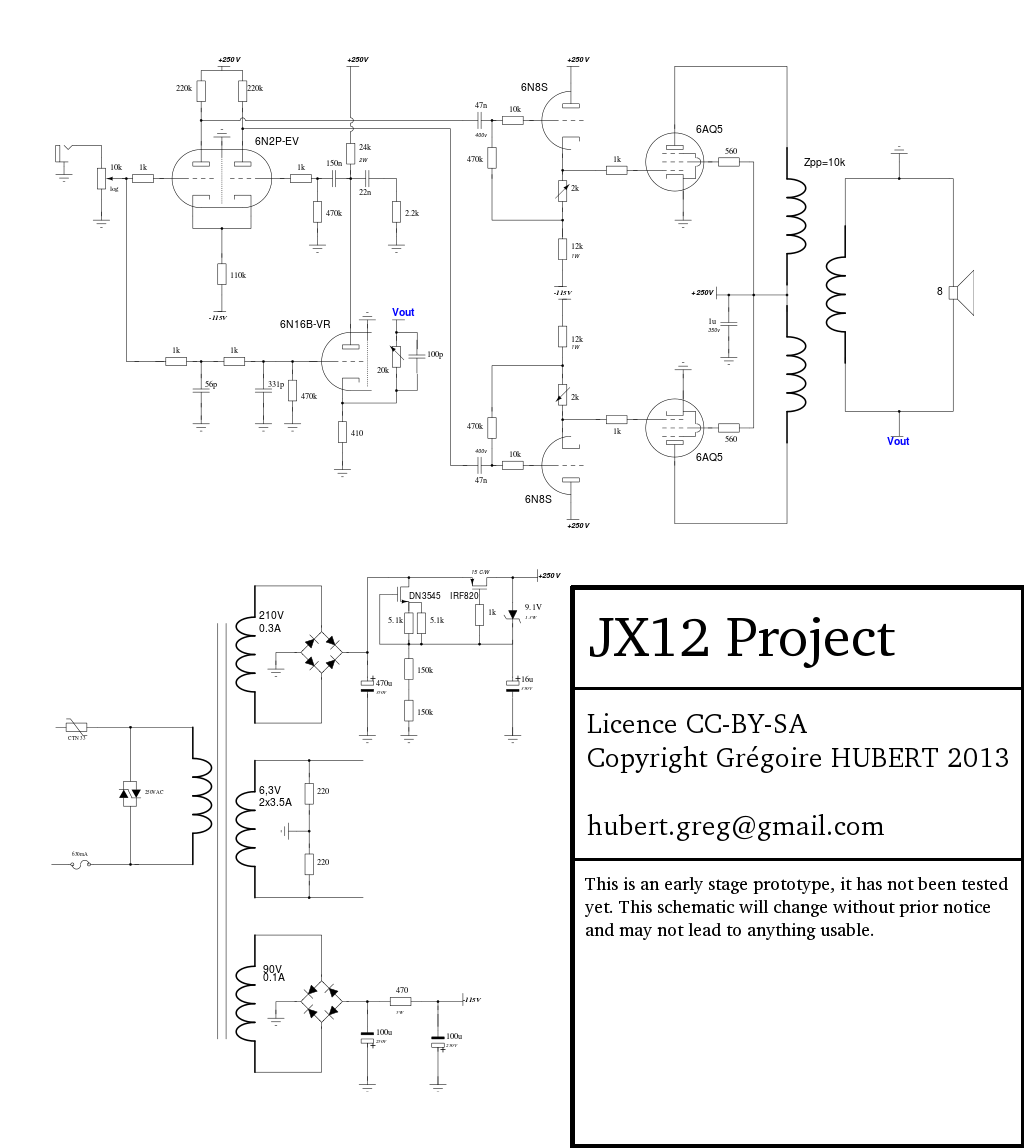
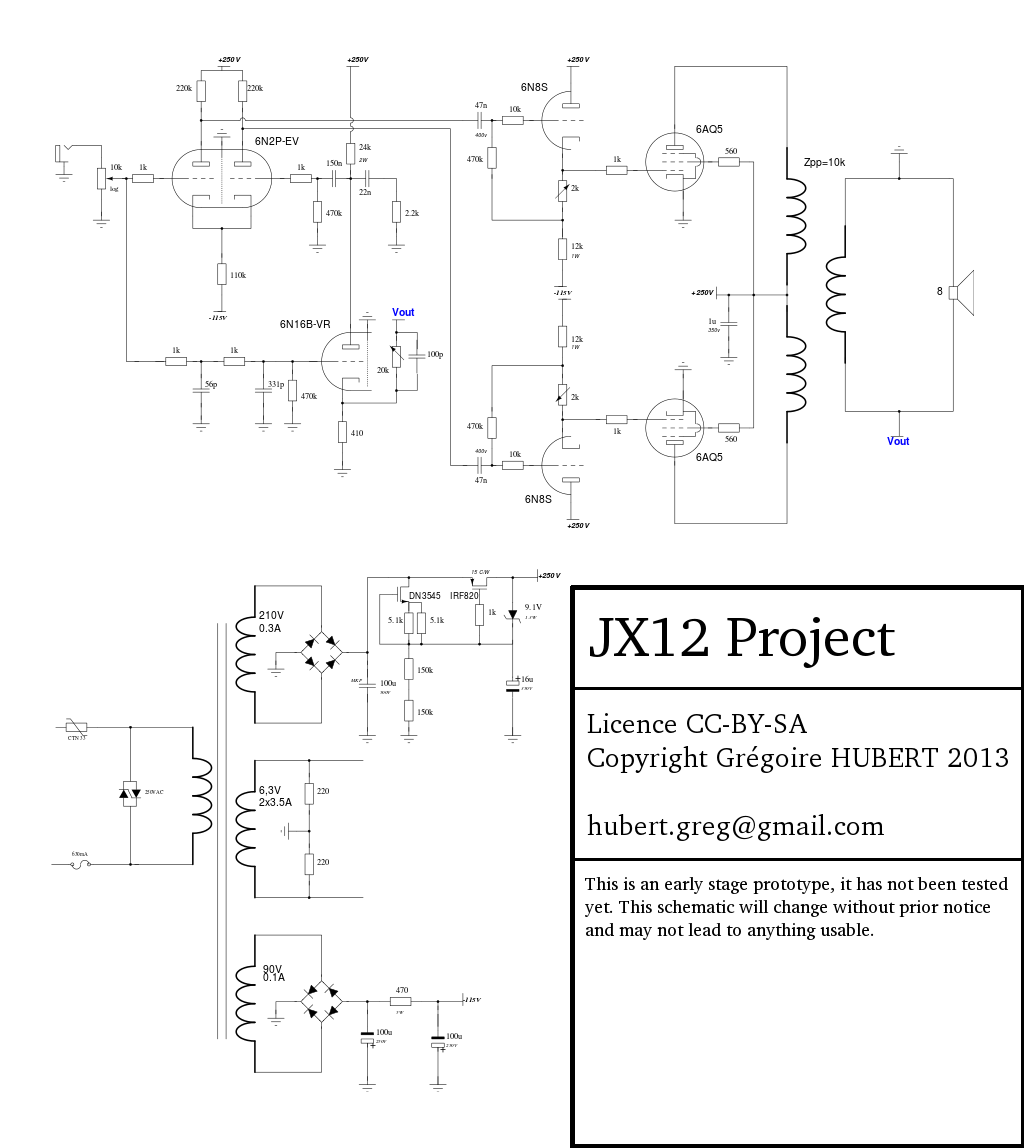
Two versions of the same layered image (1024 x 1148). Layer-by-layer changes:
painted on "JX12.svg" over [350, 668, 396, 703]
